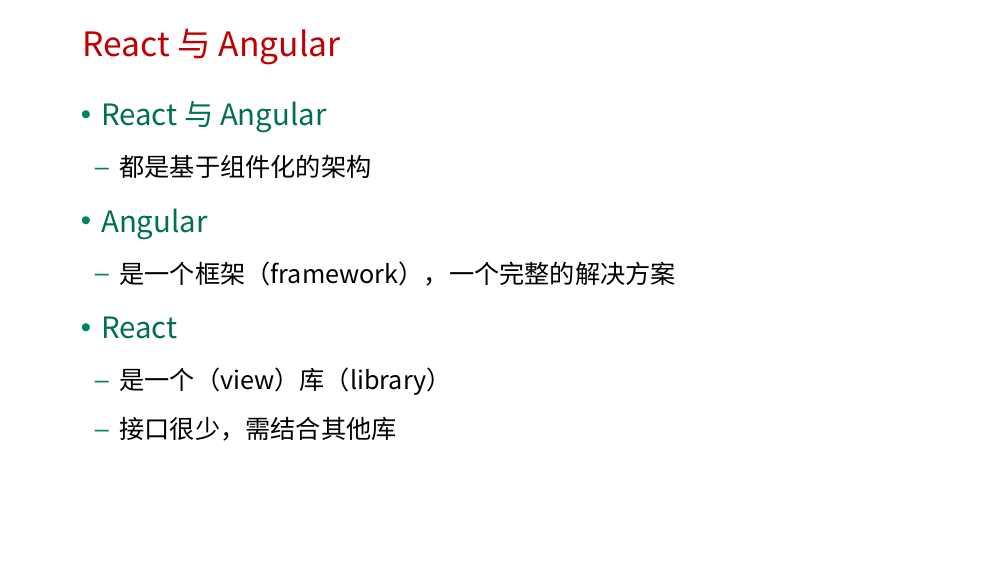
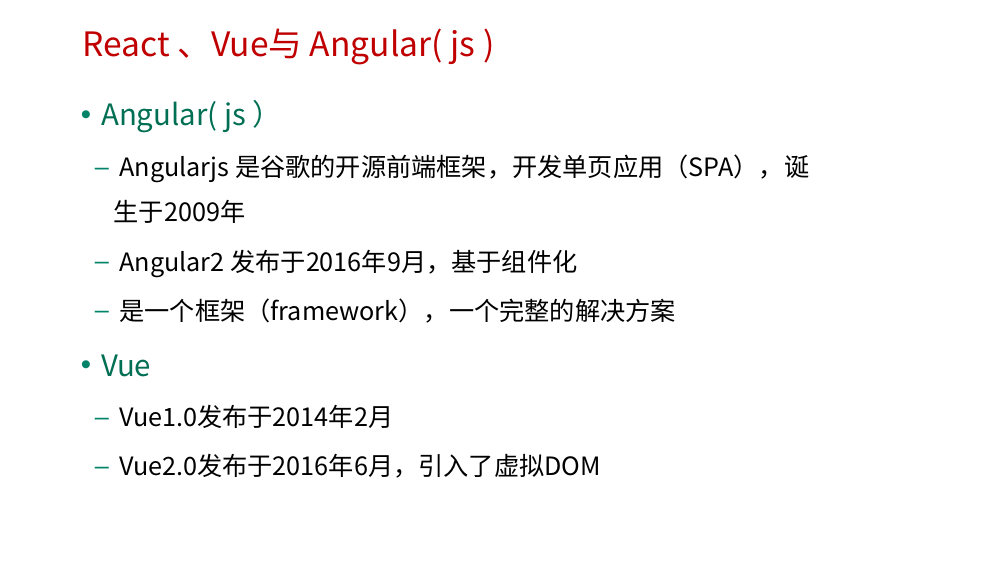
Before and after one commit to edu2act/course-react, a slide deck: slide 6 of materials/slides/ch01-React简介.pptx (slide 5 before the commit). Drawn at 1008x567 pixels with LibreOffice and Linux fonts; fonts in the diff are those of the drawing; background and template pictures are left out. Boxes give left, top, right and bottom in pixels: in the first picture for what was removed or moved away, otherwise in the second. Text is boxed around its words. In the diff, an @@ line names an element or a change of style, - is before the commit and + after.

```diff
--- a/materials/slides/ch01-React简介.pptx
+++ b/materials/slides/ch01-React简介.pptx
@@ text at [83,28,476,65]: text changed @@
-React 与 Angular
+React 、Vue与 Angular( js )
@@ text at [101,101,809,278]: text changed; size 28 to 24 pt; text colour #006F53 to #000000 @@
-• React 与 Angular
-  – 都是基于组件化的架构
-• Angular
+• Angular( js ）
+  – Angularjs 是谷歌的开源前端框架，开发单页应用（SPA），诞生于2009年
+  – Angular2 发布于2016年9月，基于组件化
@@ text at [101,354,601,478]: text changed @@
-• React
-  – 是一个（view）库（library）
-  – 接口很少，需结合其他库
+• Vue
+  – Vue1.0发布于2014年2月
+  – Vue2.0发布于2016年6月，引入了虚拟DOM
```
Also in this commit, not shown: 2 slides added, 3 other files.
